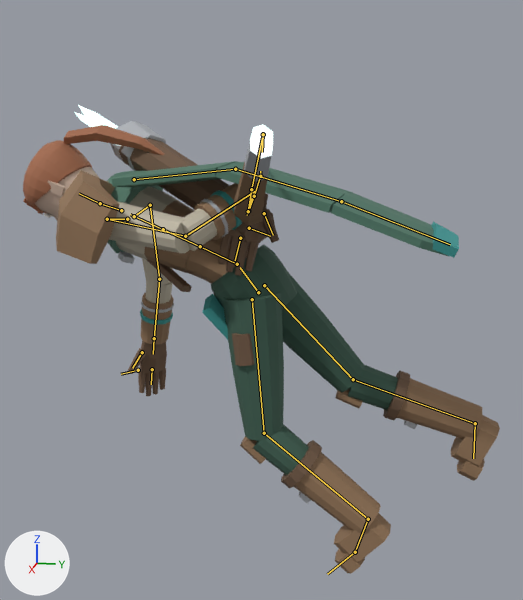
What one commit did to the glTF model art/champions/vesper/export/vesper.glb.
Both versions are drawn from a camera (50 mm lens) standing at (2.3, 0.33, 1.09) and looking at (0.08, -0.11, 0.54). Lighting does not change. The marker at lower left points along +X, +Y and +Z. The older version comes first. Both versions are drawn at frame 3 of the action 'e_start'; the numbers are the values there. The bones that change, and the others that lie on the model, are drawn over the model as lines.

In view in the first picture: 'vesper.001'.
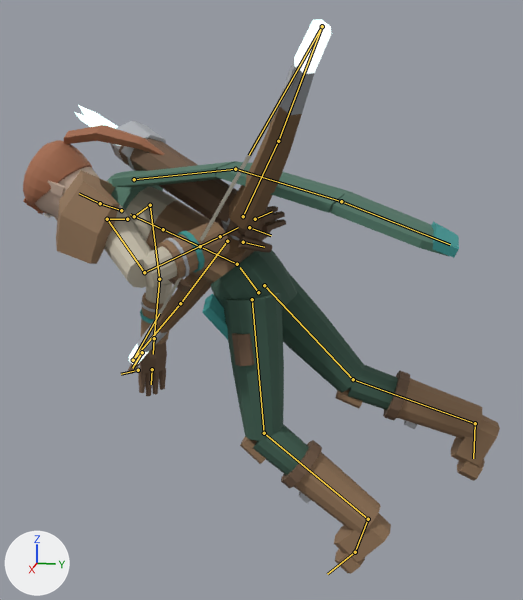
The edits, one by one:
Bone 'upperarm_l' (bone_upperarm_l) turns from (-14, -3, -26) to (10, -1, -5) degrees about its own x, y and z.
Bone 'forearm_l' (bone_forearm_l) turns from (-46, -21, -48) to (-46, -43, -69) degrees about its own x, y and z.
Bone 'hand_l' (bone_hand_l) turns from (41, -5, -158) to (0, -35, -5) degrees about its own x, y and z.

Pixel boxes (x1, y1, x2, y2) of what changed, in the pictures (523 x 600 px):
'vesper.001', posed (18% taller)
    before: (23, 105, 500, 574)
    after: (23, 19, 500, 574)
bone 'upperarm_l', root to tip
    before: (107, 219) to (185, 236)
    after: (107, 219) to (144, 272)
bone 'forearm_l', root to tip
    before: (185, 236) to (253, 192)
    after: (144, 272) to (220, 236)
bone 'hand_l', root to tip
    before: (253, 192) to (247, 215)
    after: (220, 236) to (238, 227)
